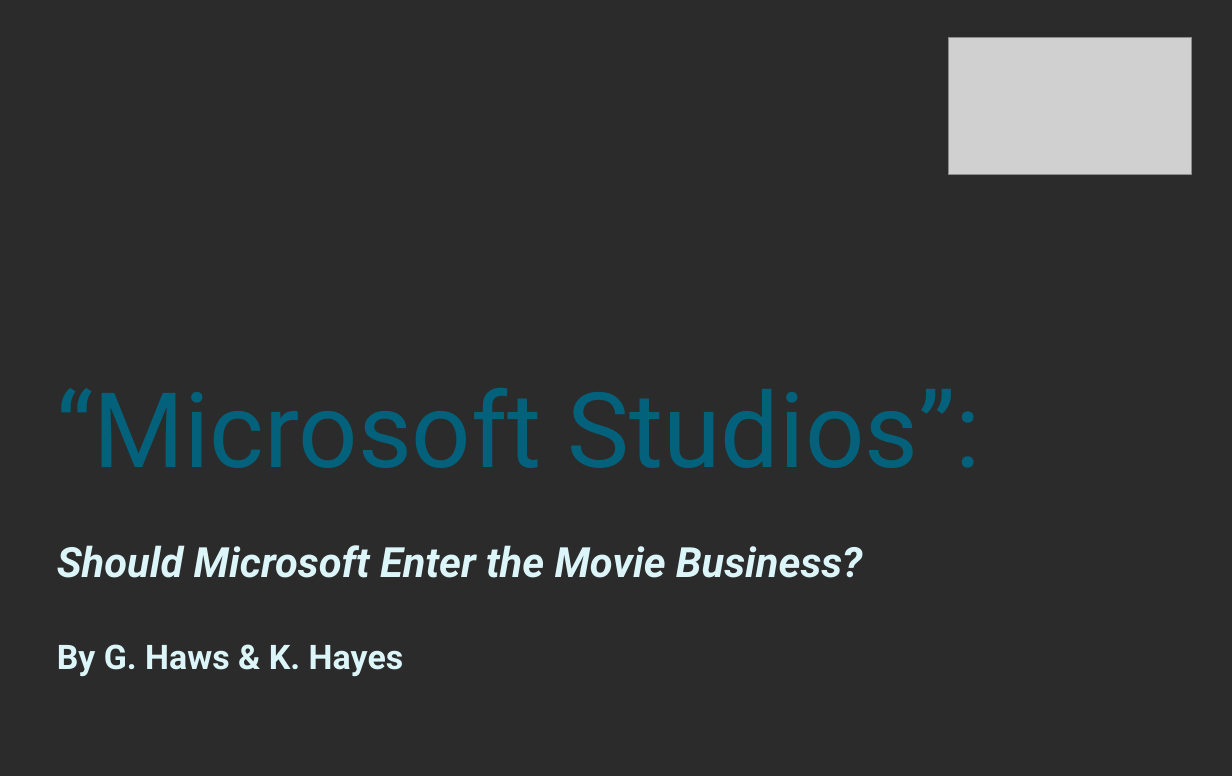
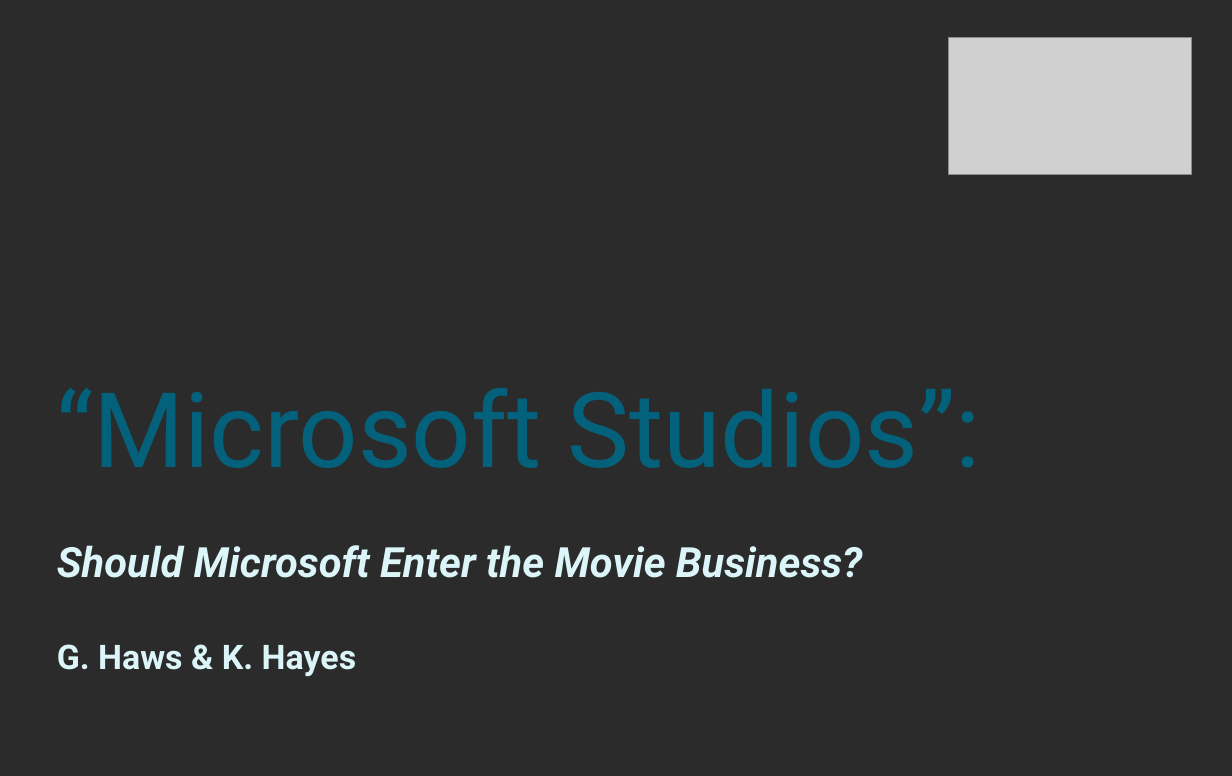
Before and after one commit to khayes847/mod-1-project, a slide deck: slide 1 of Presentation_Working_File.odp. Drawn at 1232x776 pixels with LibreOffice and Linux fonts; fonts in the diff are those of the drawing; grey boxes stand for pictures; background and template pictures are left out; a plain dark background stands for a picture behind light text. Boxes give left, top, right and bottom in pixels: in the first picture for what was removed or moved away, otherwise in the second. Text is boxed around its words. In the diff, an @@ line names an element or a change of style, - is before the commit and + after.

```diff
--- a/Presentation_Working_File.odp
+++ b/Presentation_Working_File.odp
@@ subtitle at box(57, 644, 357, 676): text changed @@
-By G. Haws & K. Hayes
+G. Haws & K. Hayes
```
Also in this commit, not shown: 1 other slide changed, 1 other file.
